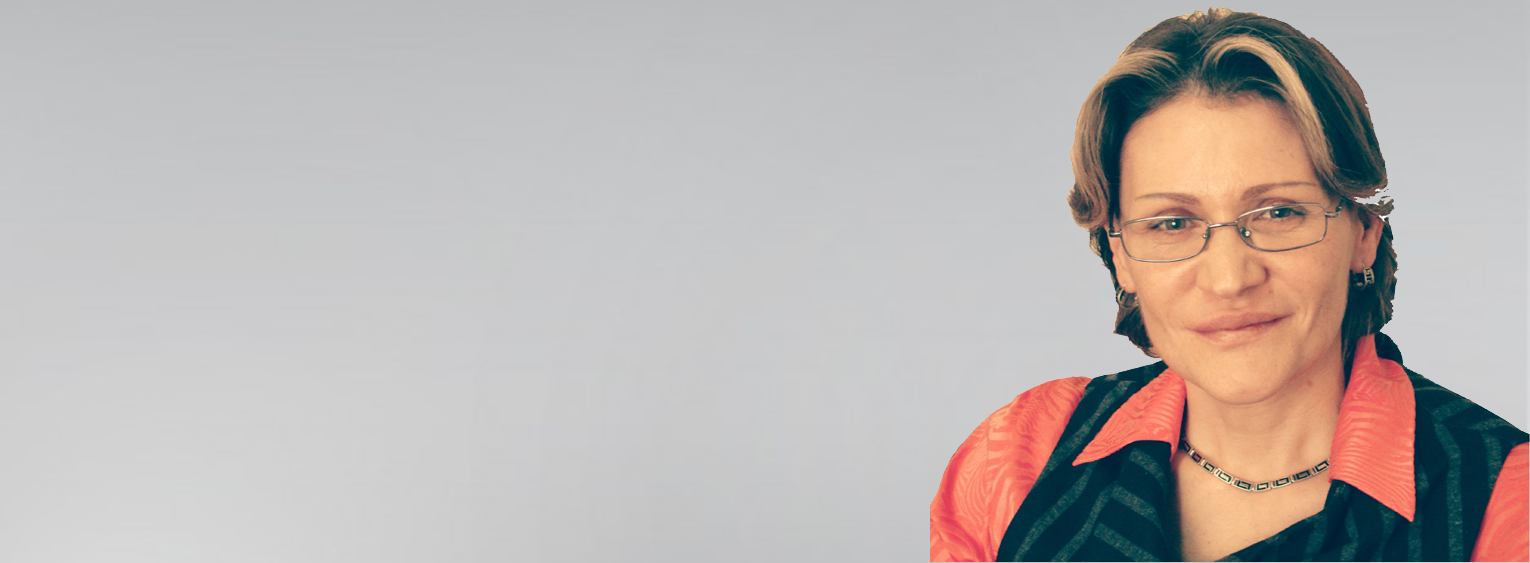
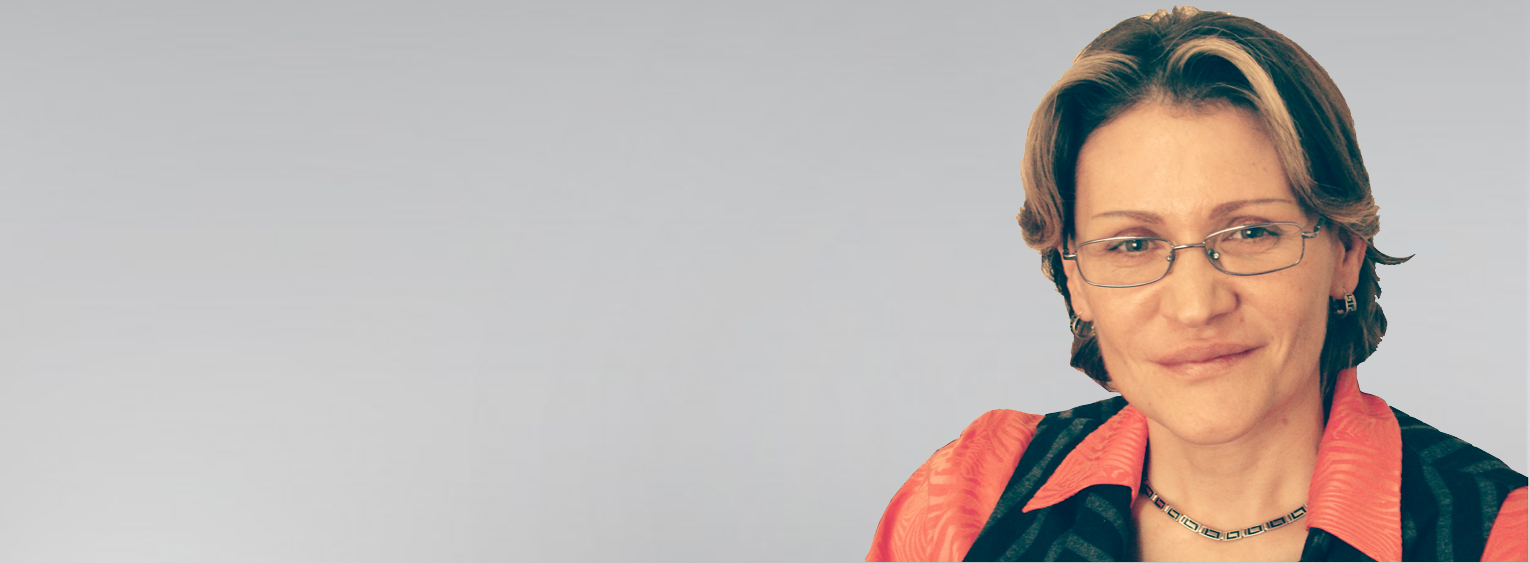
Two versions of the same layered image (1530 x 563). Layer-by-layer changes:
renamed "Слой 1" to "Layer 1", painted on it over left=865, top=4, right=1530, bottom=562
renamed "Фон" to "Background", painted on it over left=591, top=4, right=1530, bottom=562
